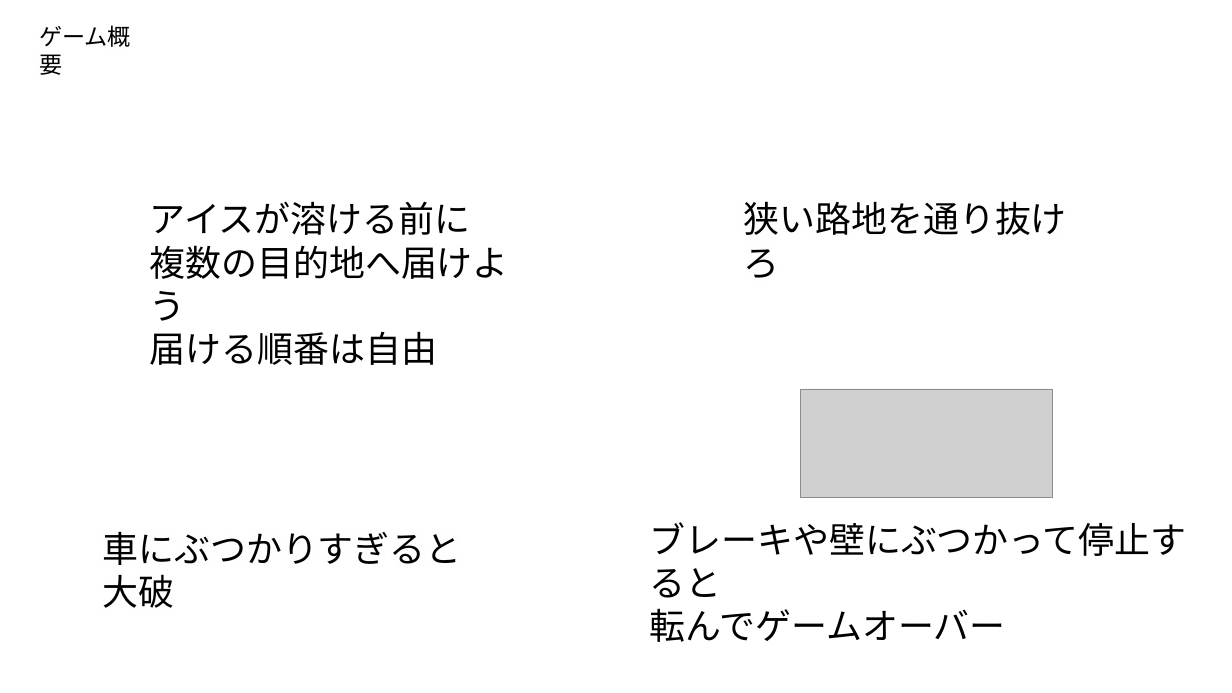
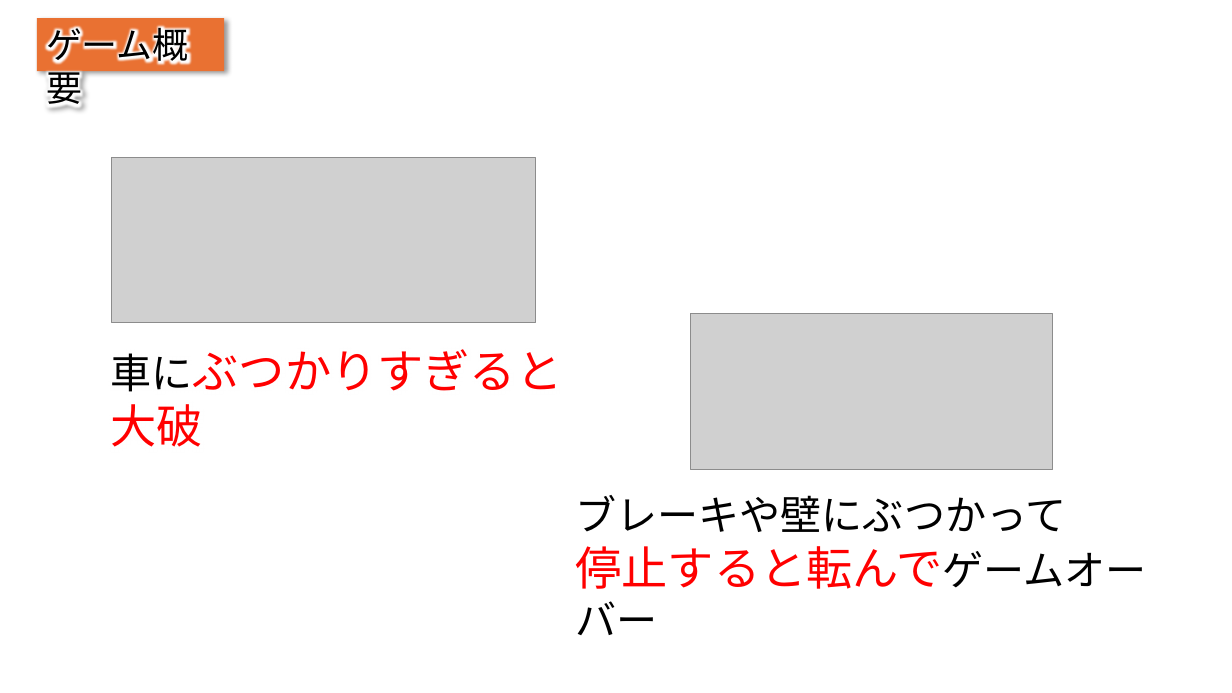
Before and after one commit to IbukiOkusada/GradProject, a slide deck: slide 6 of 企画書/カットビ企画書.pptx (slide 5 before the commit). Drawn at 1232x693 pixels with LibreOffice and Linux fonts; fonts in the diff are those of the drawing; grey boxes stand for pictures. Boxes give left, top, right and bottom in pixels: in the first picture for what was removed or moved away, otherwise in the second. Text is boxed around its words. In the diff, an @@ line names an element or a change of style, - is before the commit and + after.

```diff
--- a/企画書/カットビ企画書.pptx
+++ b/企画書/カットビ企画書.pptx
@@ rectangle "ゲーム概要": place and size @@
-rectangle "ゲーム概要" at [39, 25, 131, 75]
+rectangle "ゲーム概要" at [37, 18, 225, 71]
@@ rectangle "ゲーム概要" at [37, 18, 225, 71]: size 18 to 28 pt; fill none to #E97132; shadow on @@
@@ picture added at [112, 158, 535, 323] @@
@@ text removed at [150, 201, 509, 365] @@
-アイスが溶ける前に
-複数の目的地へ届けよう
-届ける順番は自由
@@ text removed at [744, 201, 1067, 235] @@
-狭い路地を通り抜けろ
@@ picture: place and size @@
-picture at [800, 389, 1053, 498]
+picture at [691, 314, 1054, 470]
@@ text "車にぶつかりすぎると大破": place and size @@
-text "車にぶつかりすぎると大破" at [103, 532, 462, 608]
+text "車にぶつかりすぎると大破" at [110, 349, 563, 447]
@@ text "車にぶつかりすぎると大破" at [110, 349, 563, 447]: size 28 to 32 pt, size 28 to 36 pt, text colour #000000 to #FF0000 in "車にぶつかりすぎると大破" @@
@@ text at [575, 495, 1147, 589]: text changed; size 28 to 32 pt @@
-ブレーキや壁にぶつかって停止すると
-転んでゲームオーバー
+ブレーキや壁にぶつかって
+停止すると転んでゲームオーバー
```
Also in this commit, not shown: 6 other slides changed, 1 slide added, 1 slide removed.
